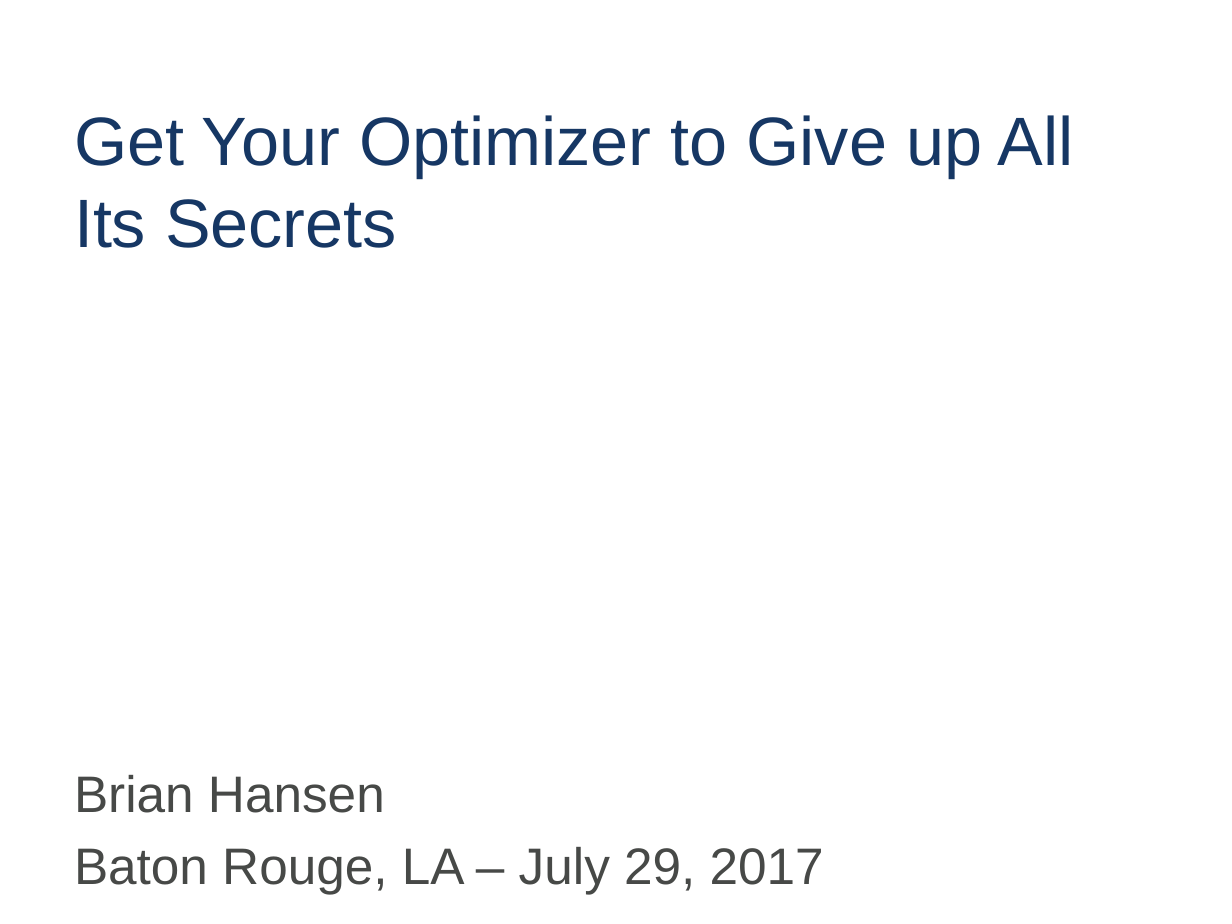
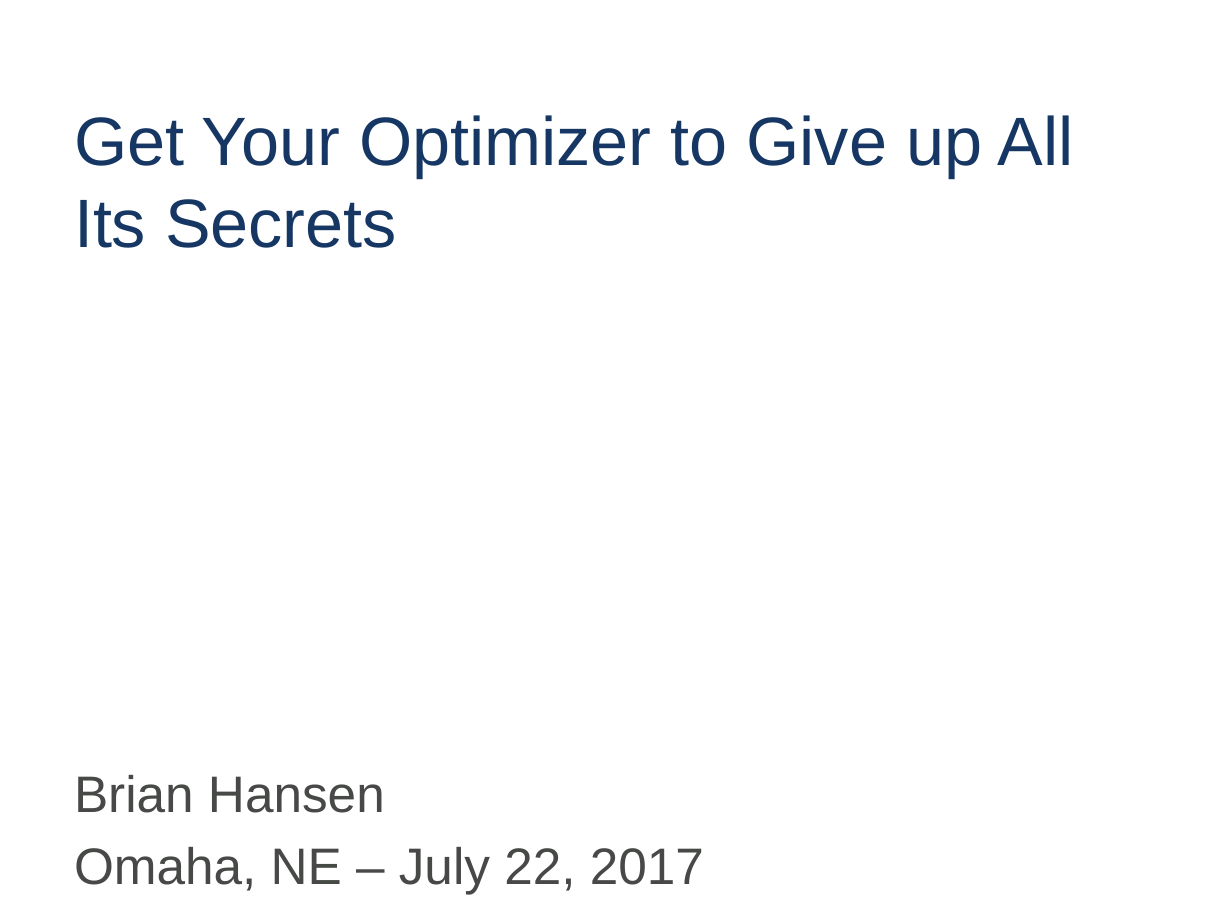
Before and after one commit to tf3604/OptimizerPresentation, a slide deck: slide 1 of Optimizer.pptx. Drawn at 1232x924 pixels with LibreOffice and Linux fonts; fonts in the diff are those of the drawing; background and template pictures are left out. Boxes give left, top, right and bottom in pixels: in the first picture for what was removed or moved away, otherwise in the second. Text is boxed around its words. In the diff, an @@ line names an element or a change of style, - is before the commit and + after.

Commit message:
Update slides for Omaha.

```diff
--- a/Optimizer.pptx
+++ b/Optimizer.pptx
@@ text at [74,847,704,894]: text changed @@
-Baton Rouge, LA – July 29, 2017
+Omaha, NE – July 22, 2017
```
Also in this commit, not shown: 15 other slides changed, 1 slide removed.
